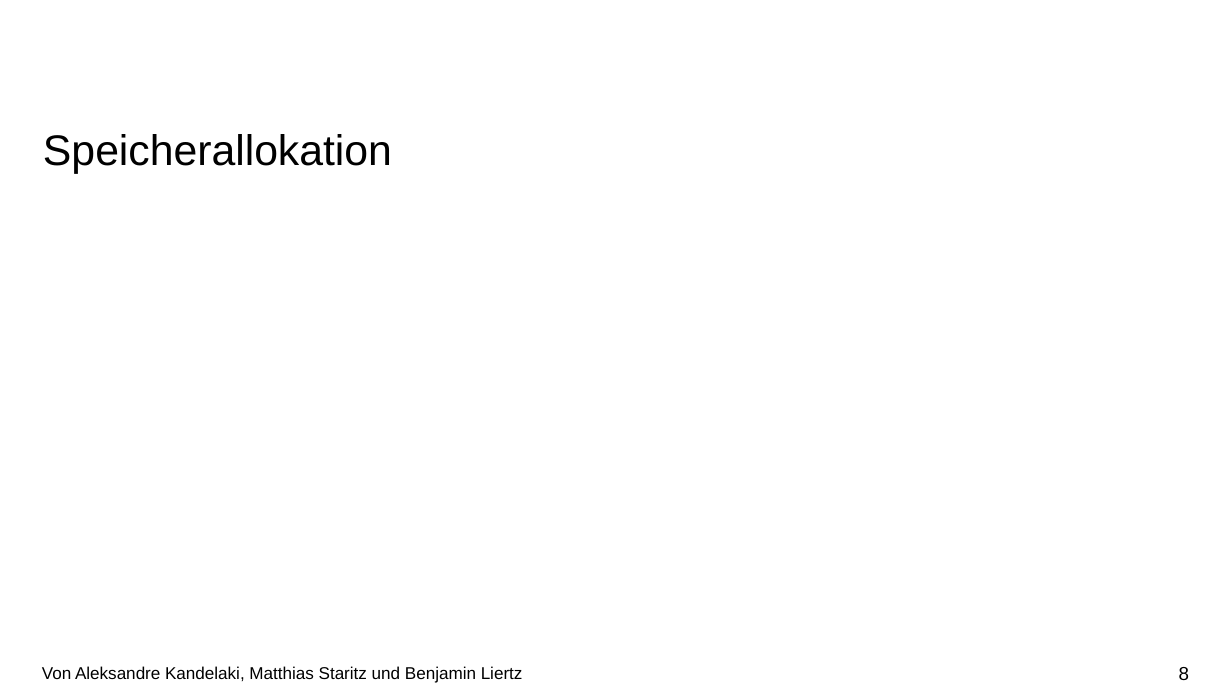
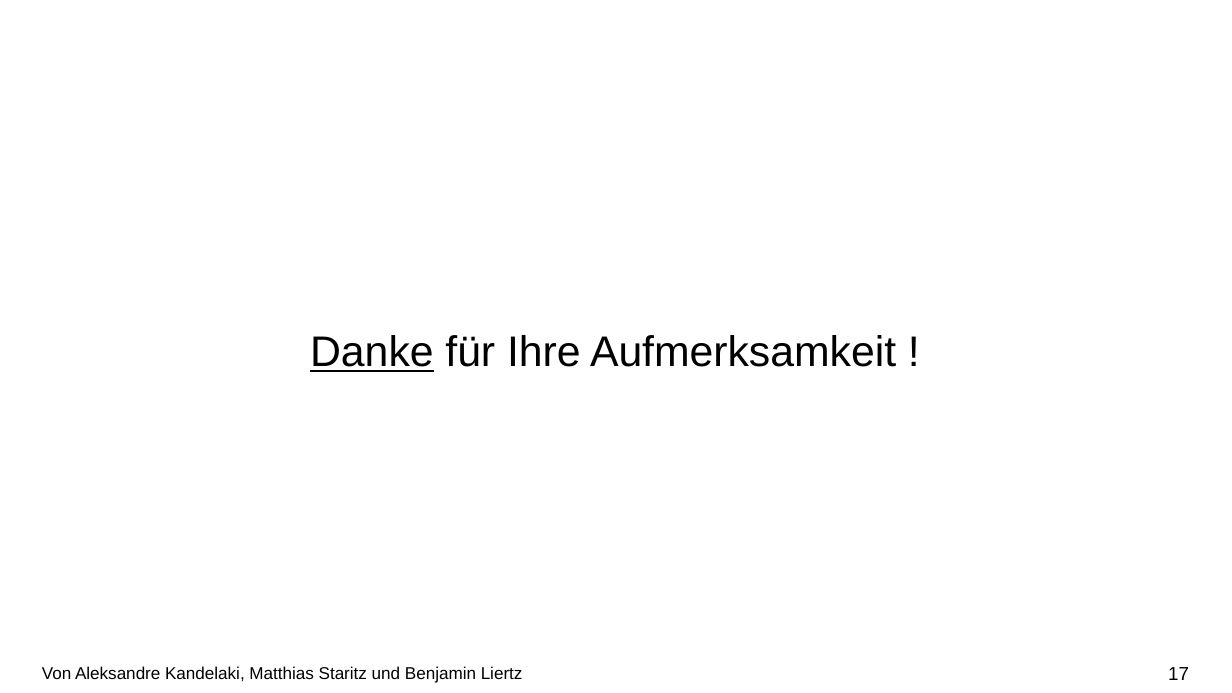
Before and after one commit to kandelak/ludecomposition, a slide deck: slide 17 of Vortrag/LU-Zerlegung 2.0.pptx (slide 8 before the commit). Drawn at 1232x693 pixels with LibreOffice and Linux fonts; fonts in the diff are those of the drawing; grey boxes stand for pictures; background and template pictures are left out. Boxes give left, top, right and bottom in pixels: in the first picture for what was removed or moved away, otherwise in the second. Text is boxed around its words. In the diff, an @@ line names an element or a change of style, - is before the commit and + after.

```diff
--- a/Vortrag/LU-Zerlegung 2.0.pptx
+++ b/Vortrag/LU-Zerlegung 2.0.pptx
@@ title removed at (43, 134, 392, 174) @@
-Speicherallokation
@@ title added at (310, 335, 896, 372), 25 pt, text #000000 @@
+Danke für Ihre Aufmerksamkeit !
@@ page number at (1168, 667, 1189, 680): text changed @@
-8
+17
```
Also in this commit, not shown: 5 other slides changed, 2 slides removed.
